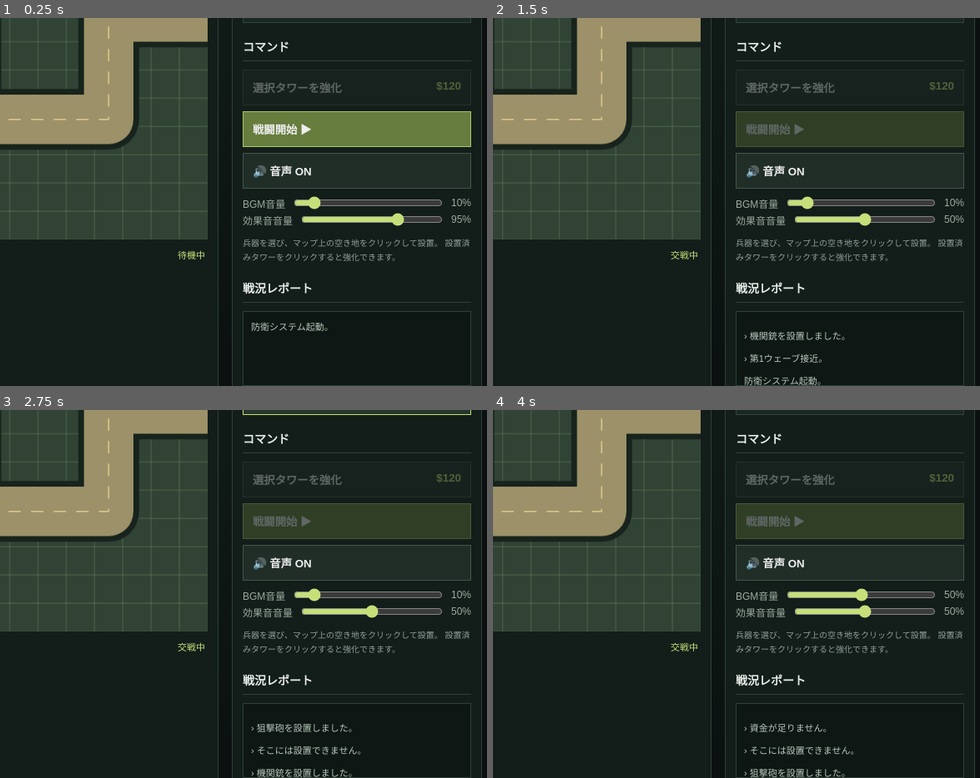
Above: before the commit, frames 1-4 (two rows, left to right).
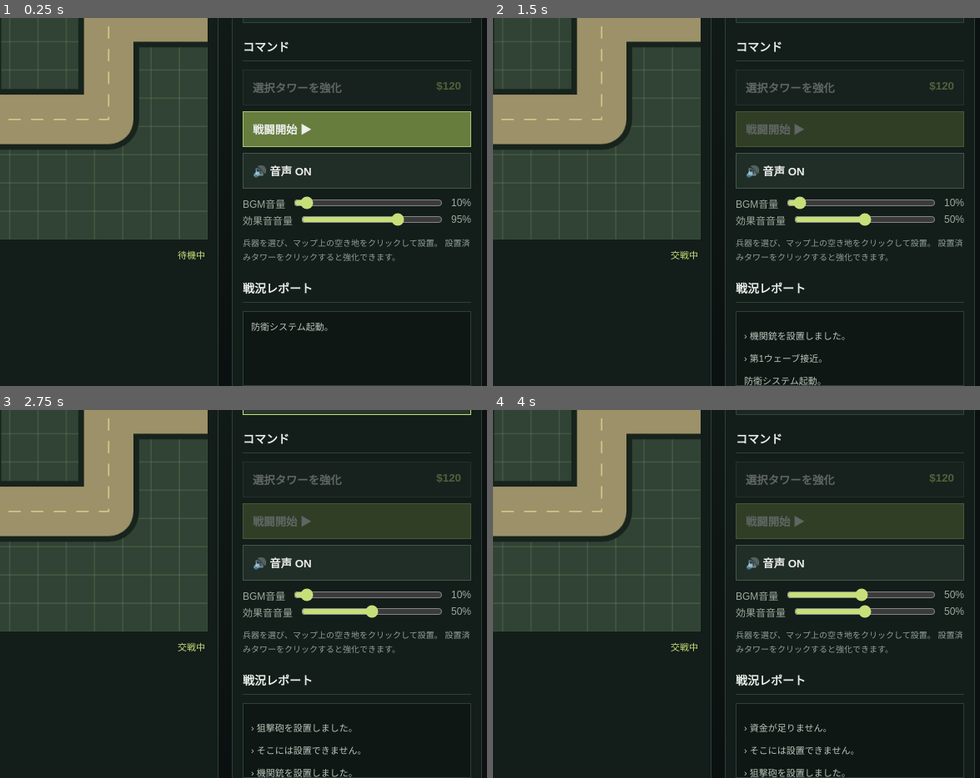
Above: after the commit, the same moments.

Repository: honda2519/military-defense
Game: browser game, page index.html
Same seed, same stepped clock (60 frames per second), same inputs: the game is played once before the commit and once after it.
Inputs (mouse positions are % of the whole screen's width and height, from its top left):
- Up to frame 1 (0.25 s): no input
- Up to frame 2 (1.5 s): click "戦闘開始 ▶" at 0.27 s; click (36, 52) at 1.07 s; click (88, 72) at 1.27 s
- Up to frame 3 (2.75 s): click (23, 40) at 1.67 s; click "狙撃砲 長射程・高威力 $200" at 1.87 s; click (50, 38) at 2.27 s; click (88, 72) at 2.47 s
- Up to frame 4 (4 s): click (47, 58) at 2.87 s; click "機関銃 連射・低コスト $100" at 3.07 s; click (19, 61) at 3.47 s; click (88, 70) at 3.67 s
The pictures show only the part of the screen within x 50-100%, y 45-95%; the shares and areas given below are measured in that part.

The runs differ from the first frame. In frame 1, less than 0.1% of the frame differs, in the area x 61-66%, y 48-53%; in frame 2, less than 0.1%; in frame 3, less than 0.1%; in frame 4, nothing differs.

Commit message:
Change volume slider default value to 5

Diff:
--- a/index.html
+++ b/index.html
@@ -139,7 +139,7 @@
                         type="range"
                         min="0"
                         max="100"
-                        value="10">
+                        value="5">
                     <output id="volumeValue">10%</output>
                 </label>
 
